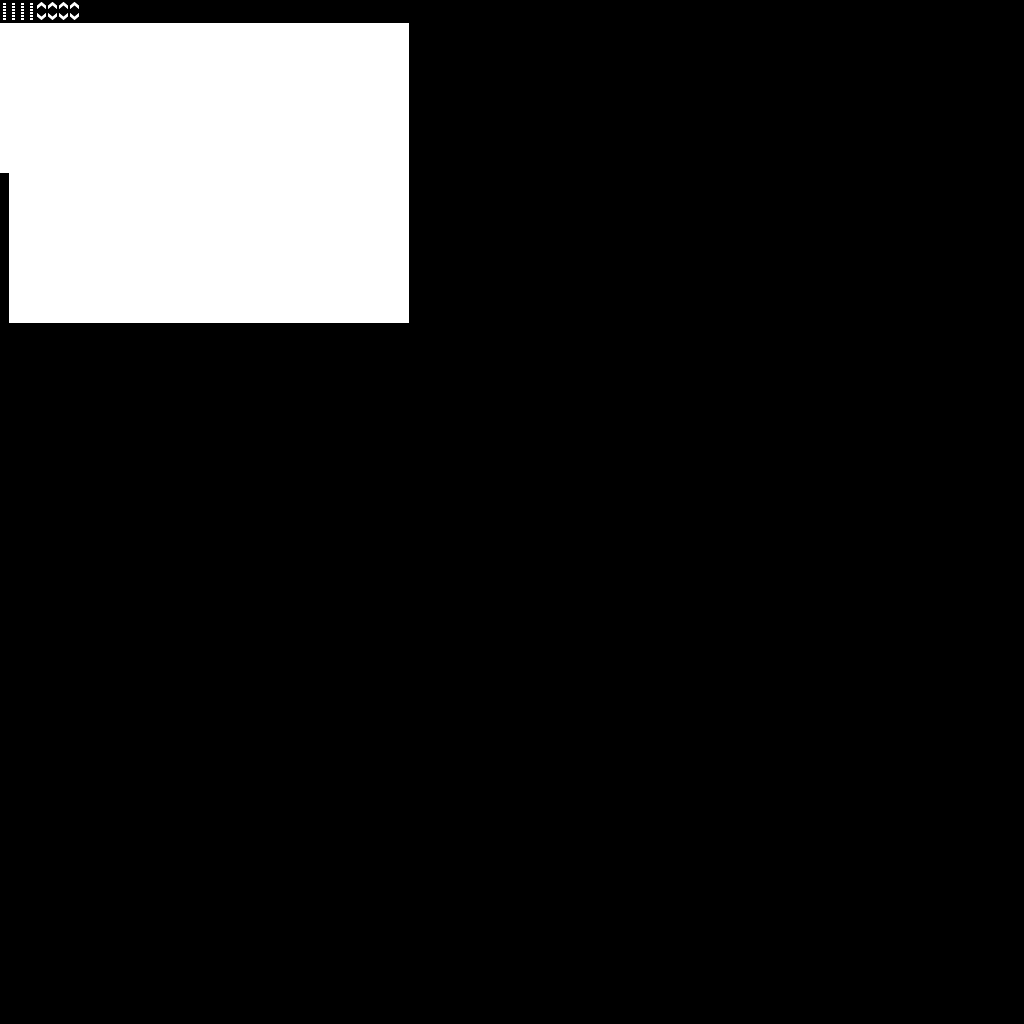
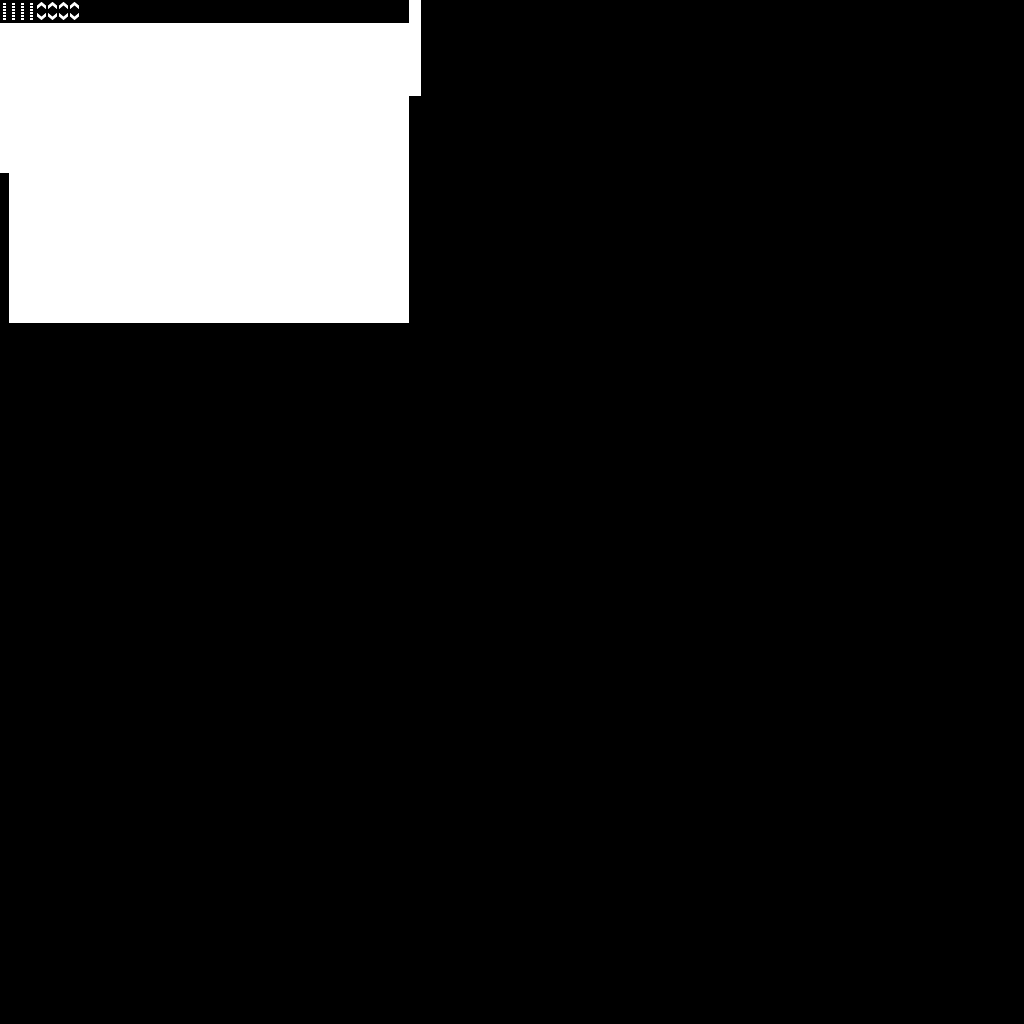
Revision of a layered 1024×1024 image; what changed, layer by layer:
added group "Text Entry" (1st of 2, in "Themes") with 4 layers in group "Themes" over [409, 0, 421, 96]
added layer "Normal" (1st of 10, in "Themes" › "Text Entry") in group "Text Entry" over [409, 0, 421, 24]
added layer "Hover" (1st of 10, in "Themes" › "Text Entry") in group "Text Entry" over [409, 24, 421, 48]
added layer "Focused" (1st of 2, in "Themes" › "Text Entry") in group "Text Entry" over [409, 48, 421, 72]
added layer "Disabled" (1st of 8, in "Themes" › "Text Entry") in group "Text Entry" over [409, 72, 421, 96]
added group "Text Entry" (2nd of 2, in "Alpha") with 4 layers in group "Alpha" over [409, 0, 421, 96]
added layer "Normal" (6th of 10, in "Alpha" › "Text Entry") in group "Text Entry" over [409, 0, 421, 24]
added layer "Hover" (6th of 10, in "Alpha" › "Text Entry") in group "Text Entry" over [409, 24, 421, 48]
added layer "Focused" (2nd of 2, in "Alpha" › "Text Entry") in group "Text Entry" over [409, 48, 421, 72]
added layer "Disabled" (5th of 8, in "Alpha" › "Text Entry") in group "Text Entry" over [409, 72, 421, 96]
